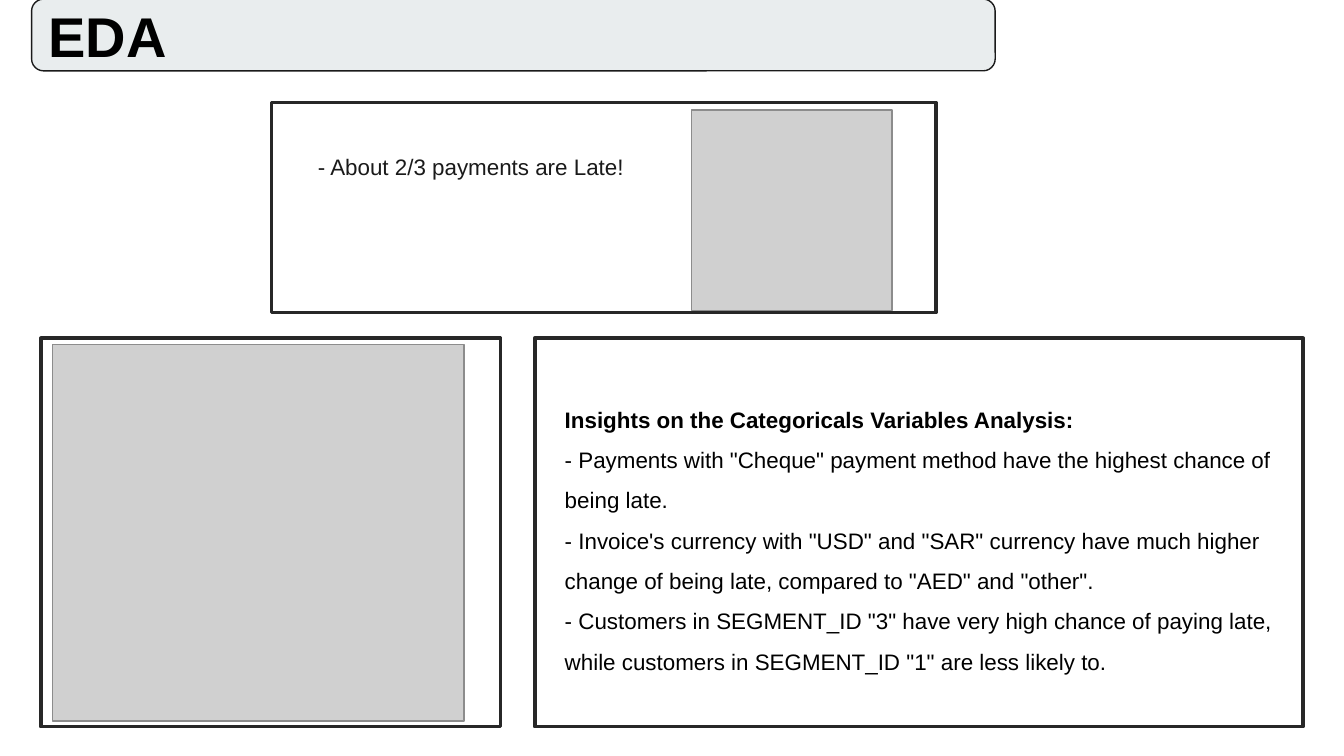
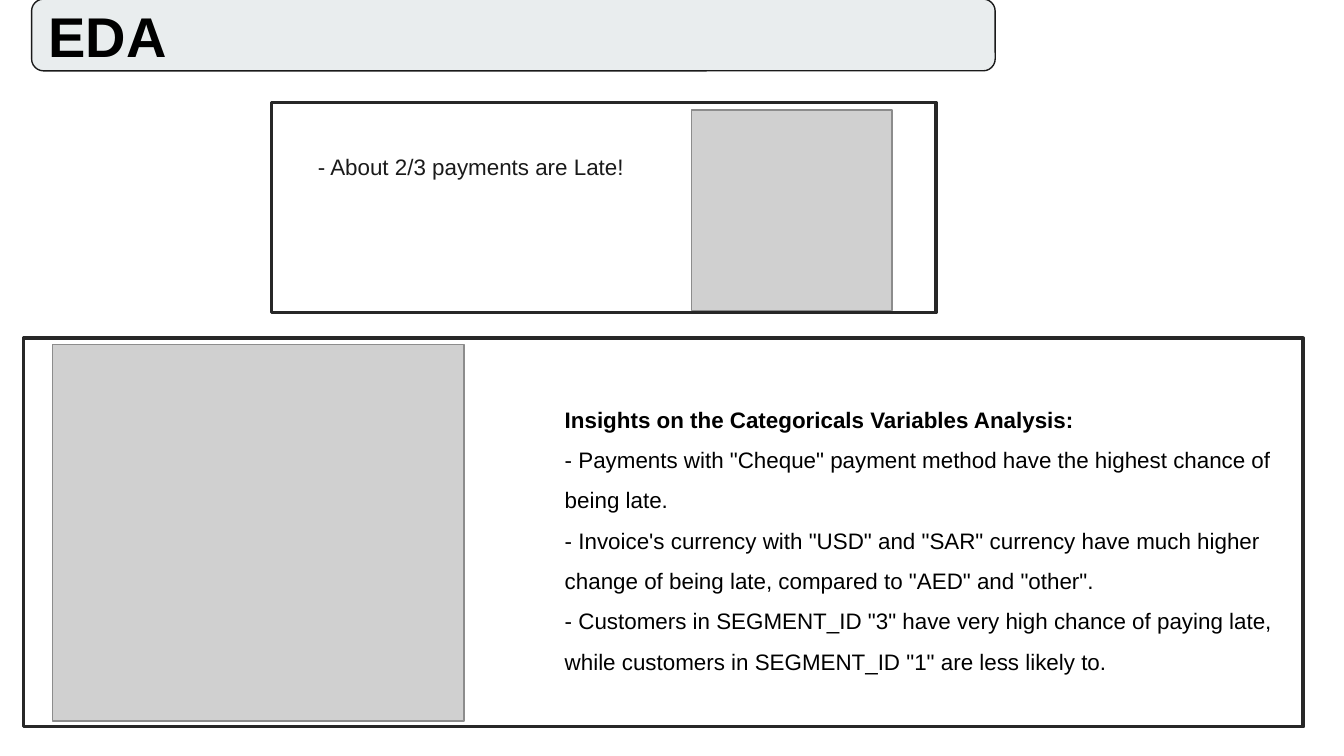
Before and after one commit to liemnh98/upGrad-Domain-Oriented-Case-Study, a slide deck: slide 7 of Presentation.pptx (slide 6 before the commit). Drawn at 1344x756 pixels with LibreOffice and Linux fonts; fonts in the diff are those of the drawing; grey boxes stand for pictures. Boxes give left, top, right and bottom in pixels: in the first picture for what was removed or moved away, otherwise in the second. Text is boxed around its words. In the diff, an @@ line names an element or a change of style, - is before the commit and + after.

```diff
--- a/Presentation.pptx
+++ b/Presentation.pptx
@@ rectangle: place and size @@
-rectangle at box(535, 339, 1304, 727)
+rectangle at box(24, 339, 1304, 727)
@@ rectangle removed at box(40, 339, 500, 727) @@
```
Also in this commit, not shown: 2 other slides changed, 2 slides added, 1 other file.
